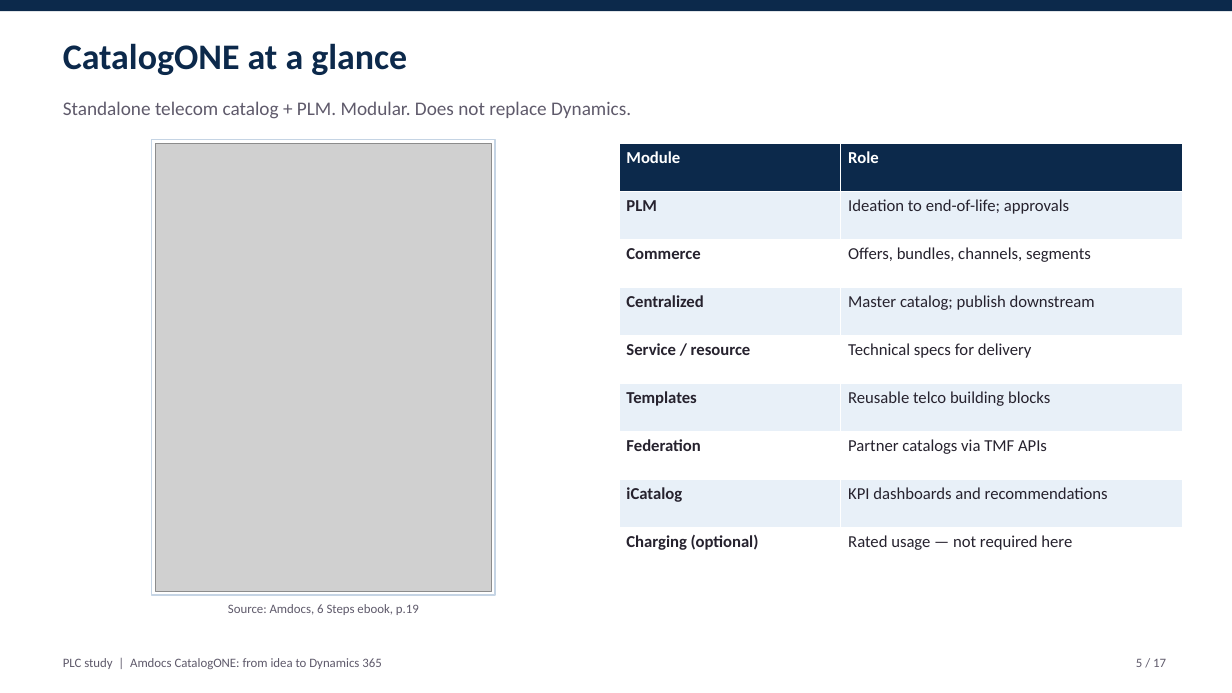
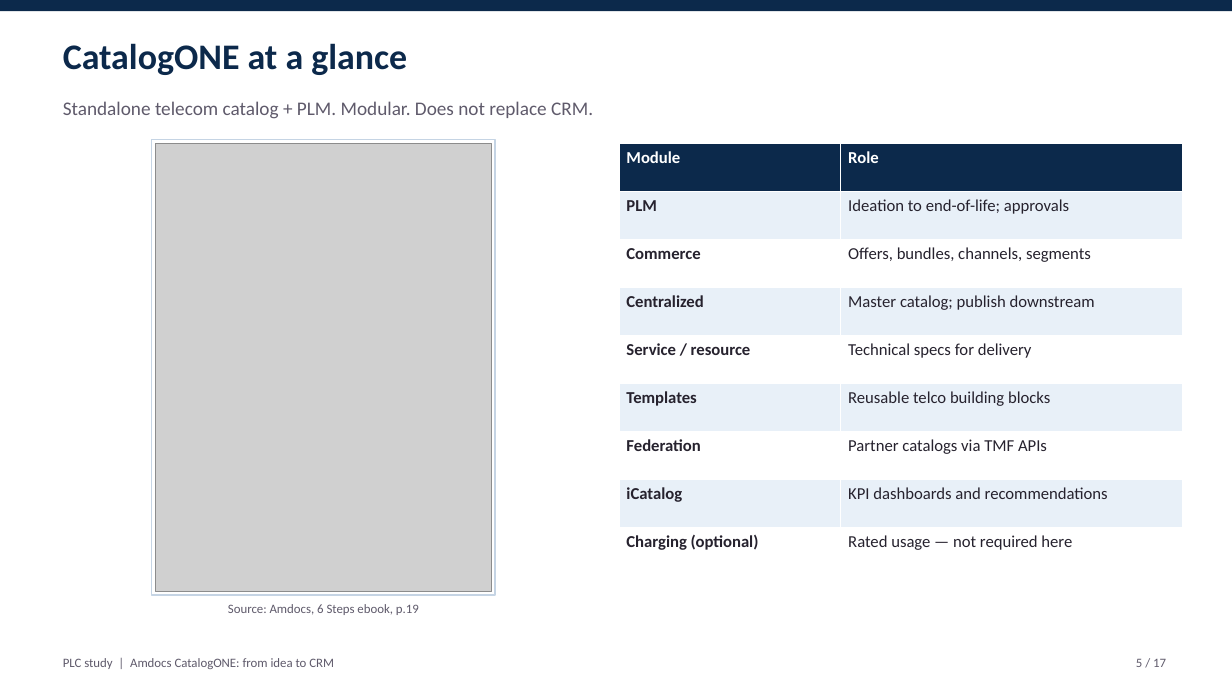
Before and after one commit to abdoe31/learnksa, a slide deck: slide 5 of plc_study/PLC_CatalogONE_Presentation.pptx. Drawn at 1232x693 pixels with LibreOffice and Linux fonts; fonts in the diff are those of the drawing; grey boxes stand for pictures. Boxes give left, top, right and bottom in pixels: in the first picture for what was removed or moved away, otherwise in the second. Text is boxed around its words. In the diff, an @@ line names an element or a change of style, - is before the commit and + after.

```diff
--- a/plc_study/PLC_CatalogONE_Presentation.pptx
+++ b/plc_study/PLC_CatalogONE_Presentation.pptx
@@ text at [63, 101, 593, 119]: text changed @@
-Standalone telecom catalog + PLM. Modular. Does not replace Dynamics.
+Standalone telecom catalog + PLM. Modular. Does not replace CRM.
@@ text at [63, 658, 334, 669]: text changed @@
-PLC study | Amdocs CatalogONE: from idea to Dynamics 365
+PLC study | Amdocs CatalogONE: from idea to CRM
```
Also in this commit, not shown: 16 other slides changed, 4 other files.
